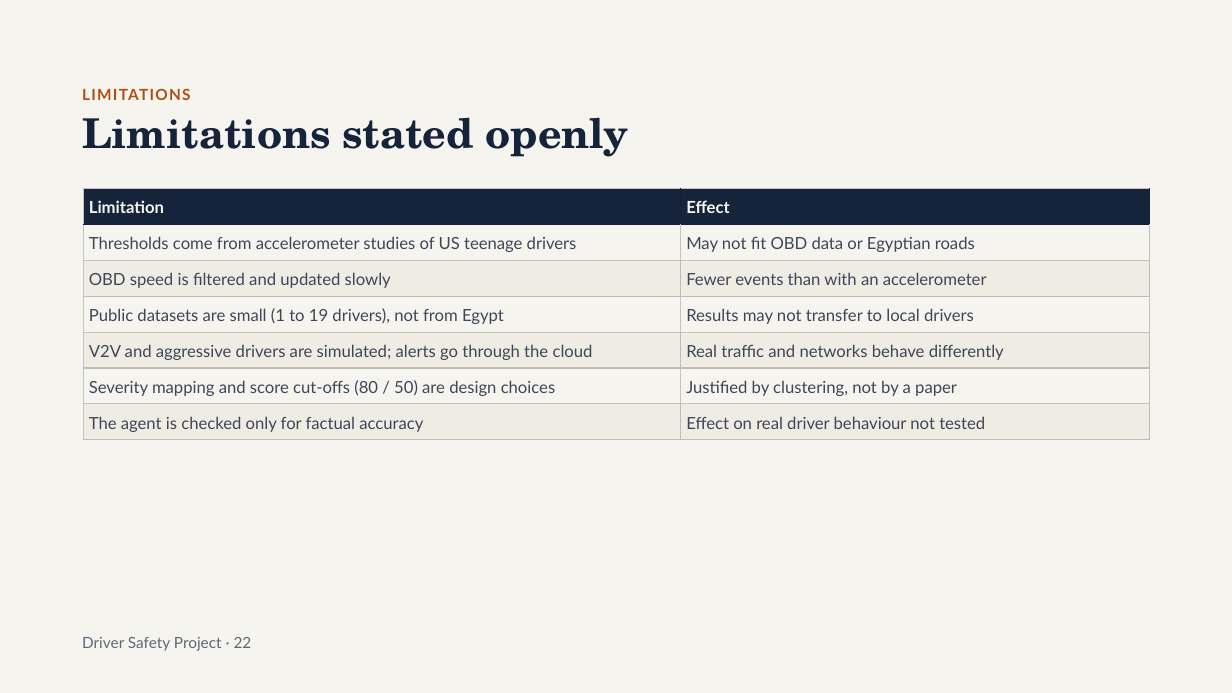
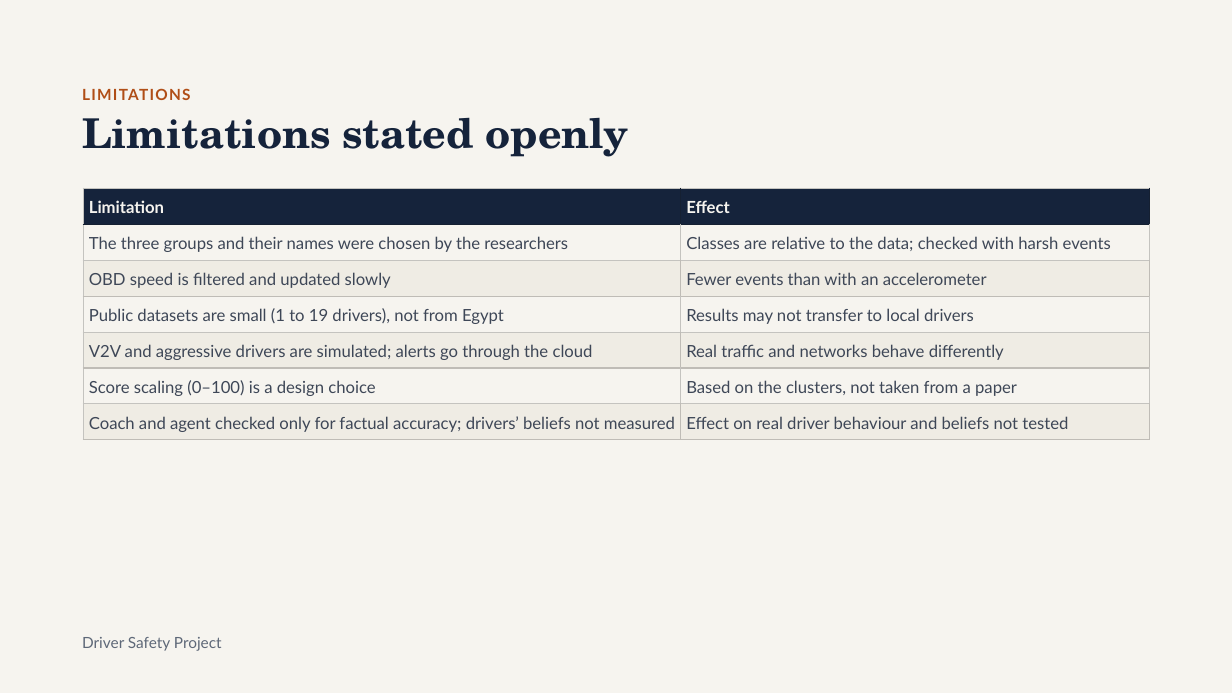
Before and after one commit to Osama-Gamil/Driver-Behaviour-PR, a slide deck: slide 44 of presentation/Driver_Safety_Project.pptx. Drawn at 1232x693 pixels with LibreOffice and Linux fonts; fonts in the diff are those of the drawing. Boxes give left, top, right and bottom in pixels: in the first picture for what was removed or moved away, otherwise in the second. Text is boxed around its words. In the diff, an @@ line names an element or a change of style, - is before the commit and + after.

```diff
--- a/presentation/Driver_Safety_Project.pptx
+++ b/presentation/Driver_Safety_Project.pptx
@@ table at (83, 189, 1151, 460) @@
-row 2, column 1: Thresholds come from accelerometer studies of US teenage drivers
+row 2, column 1: The three groups and their names were chosen by the researchers
-row 2, column 2: May not fit OBD data or Egyptian roads
+row 2, column 2: Classes are relative to the data; checked with harsh events
-row 6, column 1: Severity mapping and score cut-offs (80 / 50) are design choices
+row 6, column 1: Score scaling (0–100) is a design choice
-row 6, column 2: Justified by clustering, not by a paper
+row 6, column 2: Based on the clusters, not taken from a paper
-row 7, column 1: The agent is checked only for factual accuracy
+row 7, column 1: Coach and agent checked only for factual accuracy; drivers’ beliefs not measured
-row 7, column 2: Effect on real driver behaviour not tested
+row 7, column 2: Effect on real driver behaviour and beliefs not tested
@@ text at (82, 637, 222, 651): text changed @@
-Driver Safety Project · 22
+Driver Safety Project
```
Also in this commit, not shown: 1 other slide changed, 2 slides removed.
